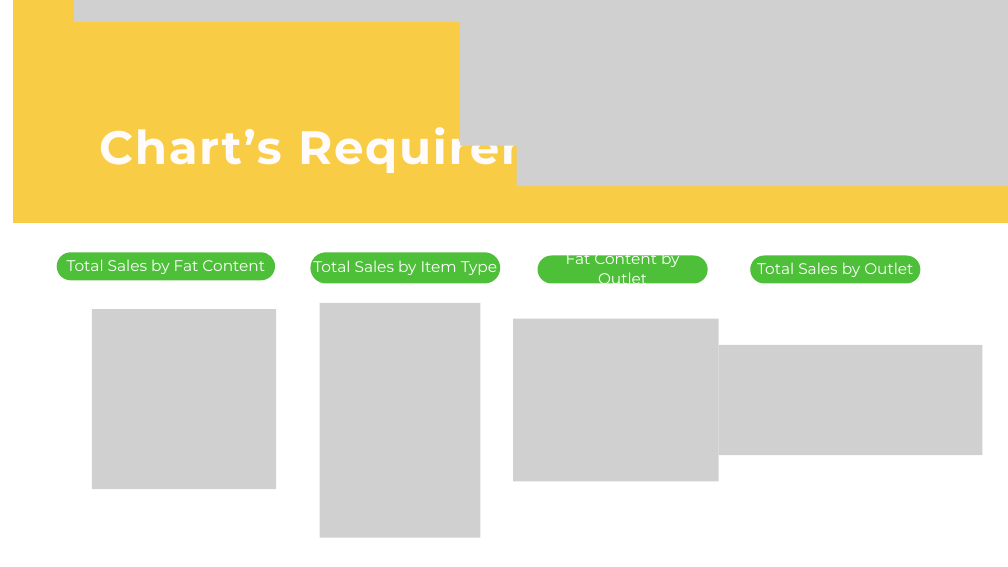
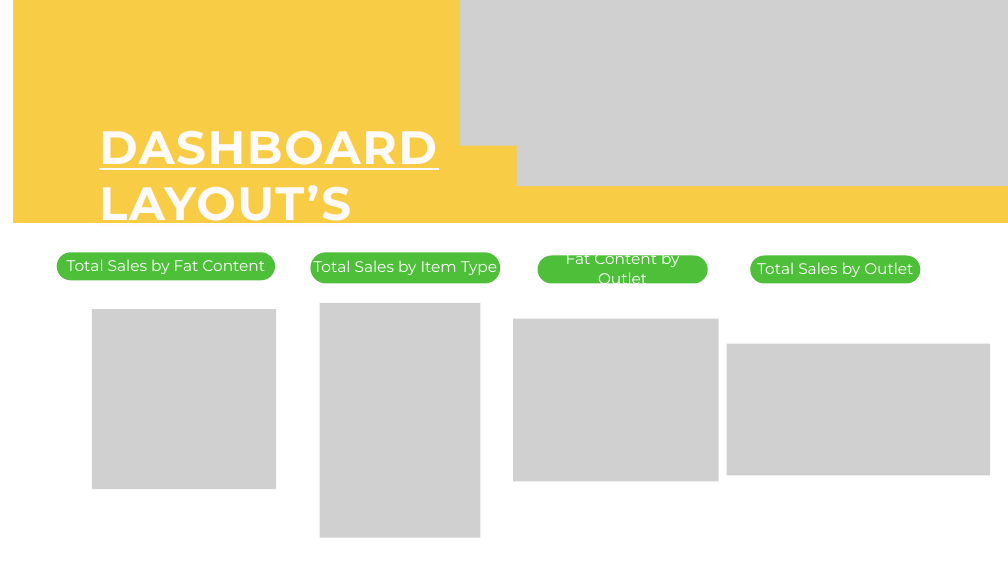
Before and after one commit to Nian2024/blinkit_analysis, a slide deck: slide 11 of blinkit.pptx (slide 4 before the commit). Drawn at 1008x567 pixels with LibreOffice and Linux fonts; fonts in the diff are those of the drawing; grey boxes stand for pictures. Boxes give left, top, right and bottom in pixels: in the first picture for what was removed or moved away, otherwise in the second. Text is boxed around its words. In the diff, an @@ line names an element or a change of style, - is before the commit and + after.

```diff
--- a/blinkit.pptx
+++ b/blinkit.pptx
@@ picture removed at [74, 0, 974, 22] @@
@@ text at [99, 130, 437, 230]: text changed @@
-Chart’s Requirement
+DASHBOARD LAYOUT’S
@@ picture: place and size @@
-picture at [719, 345, 982, 455]
+picture at [727, 344, 990, 476]
```
Also in this commit, not shown: 4 other slides changed, 8 slides added.
